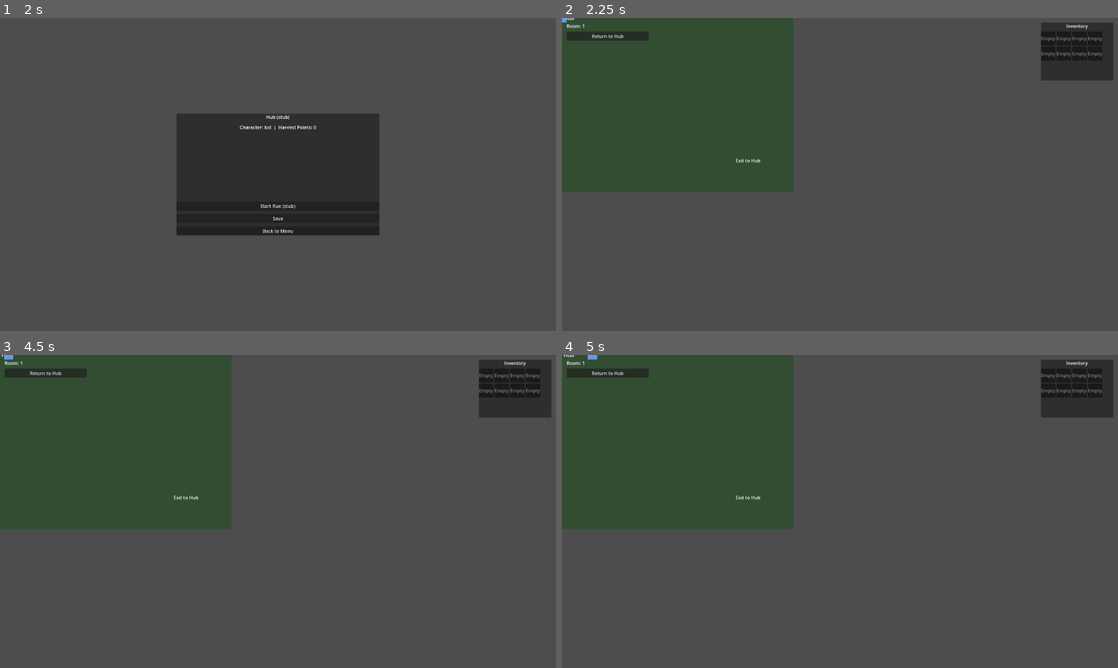
Above: before the commit, frames 1-4 (two rows, left to right).
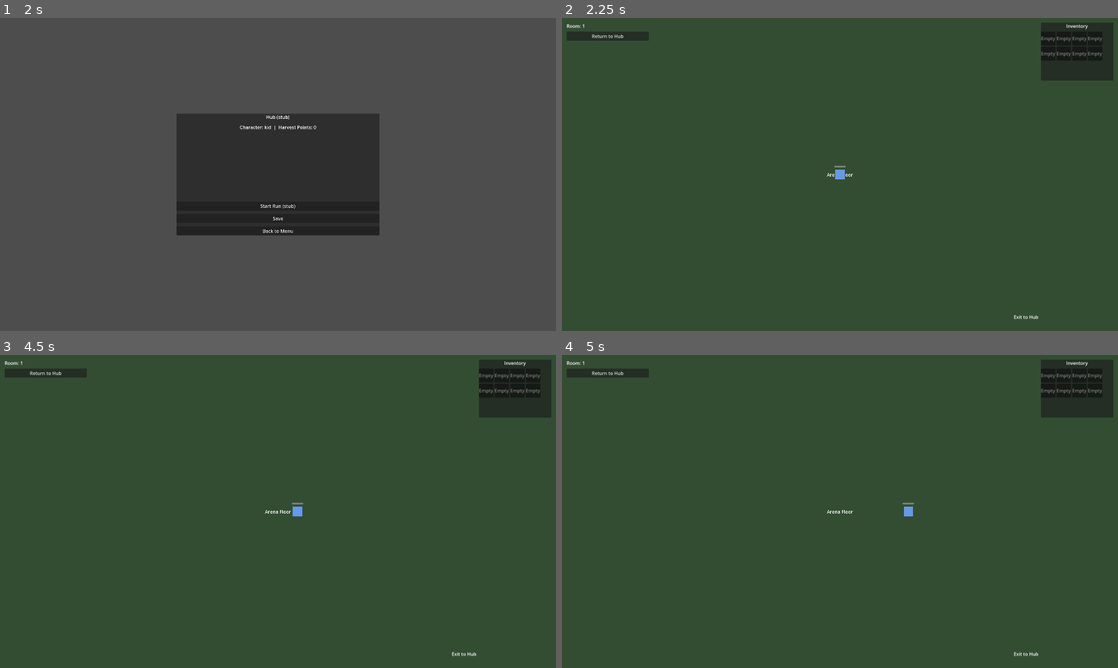
Above: after the commit, the same moments.

Repository: Fritzzzz1/NutriRun
Game: Godot game, scene res://scenes/ui/main_menu.tscn
Two runs of this game, one before a commit and one after it. Both use one fixed random seed, a clock stepped at 60 frames per second and the inputs below.
Inputs:
- Up to frame 1 (2 s): click "Start (stub)" at 0.5 s; click "Continue" at 1.25 s
- Up to frame 2 (2.25 s): click "Start Run (stub)" at 2 s
- Up to frame 3 (4.5 s): click "Return to Hub" at 2.75 s; click "Start Run (stub)" at 3.5 s; tap Enter at 4.25 s; hold Right (ui_right) from 4.28 s (still down)
- Up to frame 4 (5 s): keep holding Right (ui_right)

Frame 1 is identical in both runs. In frame 2, 74% of the frame differs, in the area x 0-100%, y 0-100%; in frame 3, 74%; in frame 4, 74%.

Commit message:
Implement edge-based camera system with expanded world map
- Add CameraController script for edge-based camera panning
- Expand world map from 1600x1200 to 10000x10000 pixels
- Camera triggers when player is 200px from viewport edges (shows more map)
- Increase player movement speed by 1.5x
- Increase camera speed to 750px/s to keep up with faster player
- Add world bounds system to RoomManager for camera clamping
- Integrate camera into gameplay scene with automatic player tracking

Diff:
--- a/scenes/gameplay/Room.tscn
+++ b/scenes/gameplay/Room.tscn
@@ -9,10 +9,10 @@
 script = ExtResource("1_room")
 
 [node name="Floor" type="ColorRect" parent="."]
-offset_left = -800.0
-offset_top = -600.0
-offset_right = 800.0
-offset_bottom = 600.0
+offset_left = -5000.0
+offset_top = -5000.0
+offset_right = 5000.0
+offset_bottom = 5000.0
 color = Color(0.2, 0.3, 0.2, 1)
 
 [node name="FloorLabel" type="Label" parent="Floor"]
--- a/scenes/gameplay/gameplay_root.tscn
+++ b/scenes/gameplay/gameplay_root.tscn
@@ -7,6 +7,7 @@
 [ext_resource type="Script" path="res://scripts/gameplay/ItemSpawner.gd" id="5_spawner"]
 [ext_resource type="Script" path="res://scripts/gameplay/EnemySpawner.gd" id="6_enemy_spawner"]
 [ext_resource type="PackedScene" path="res://scenes/ui/item_pickup_display.tscn" id="7_item_display"]
+[ext_resource type="Script" path="res://scripts/gameplay/CameraController.gd" id="8_camera"]
 
 [node name="GameplayRoot" type="Node"]
 script = ExtResource("1_k1j6r")
@@ -17,6 +18,10 @@
 
 [node name="Player" parent="GameplayLayer" instance=ExtResource("3_player")]
 position = Vector2(0, 0)
+
+[node name="Camera2D" type="Camera2D" parent="GameplayLayer"]
+script = ExtResource("8_camera")
+current = true
 
 [node name="ItemSpawner" type="Node2D" parent="GameplayLayer"]
 script = ExtResource("5_spawner")
--- /dev/null
+++ b/scripts/gameplay/CameraController.gd
@@ -0,0 +1,124 @@
+## Camera controller: manages camera movement with edge-based panning.
+## When player reaches viewport edges, camera pans to reveal new map areas.
+extends Camera2D
+
+@export var viewport_margin: float = 200.0  # Distance from edge before camera starts moving (larger = triggers earlier, shows more map)
+@export var camera_speed: float = 750.0  # Pixels per second for camera movement (increased to keep up with faster player)
+@export var smooth_camera: bool = true  # Whether to use smooth interpolation
+
+var target_position: Vector2
+var world_bounds: Rect2  # The total world size
+var viewport_size: Vector2  # The visible viewport size
+
+@onready var player: CharacterBody2D = null
+
+
+func _ready() -> void:
+	# Add to cameras group for easy access
+	add_to_group("cameras")
+
+	# Get viewport size
+	var viewport = get_viewport()
+	if viewport:
+		viewport_size = viewport.get_visible_rect().size
+
+	# Set initial camera position
+	target_position = global_position
+
+	# Find player node
+	_find_player()
+
+	# Connect to player if found
+	if player:
+		# Start following player
+		global_position = player.global_position
+		target_position = global_position
+
+
+func _process(delta: float) -> void:
+	if not player:
+		_find_player()
+		return
+
+	_update_camera_position(delta)
+
+
+func _find_player() -> void:
+	# Try to find player in the scene tree
+	var players = get_tree().get_nodes_in_group("player")
+	if players.size() > 0:
+		player = players[0] as CharacterBody2D
+
+
+func _update_camera_position(delta: float) -> void:
+	if not player:
+		return
+
+	var player_pos = player.global_position
+	var camera_pos = global_position
+
+	# Calculate the visible area boundaries in world space
+	var half_viewport = viewport_size / 2.0
+	var visible_left = camera_pos.x - half_viewport.x
+	var visible_right = camera_pos.x + half_viewport.x
+	var visible_top = camera_pos.y - half_viewport.y
+	var visible_bottom = camera_pos.y + half_viewport.y
+
+	# Check if player is near the edges and adjust camera target
+	var camera_needs_move = false
+	var new_target = camera_pos
+
+	# Right edge - player moving right, camera should follow
+	if player_pos.x > visible_right - viewport_margin:
+		new_target.x = player_pos.x - (half_viewport.x - viewport_margin)
+		camera_needs_move = true
+
+	# Left edge - player moving left, camera should follow
+	if player_pos.x < visible_left + viewport_margin:
+		new_target.x = player_pos.x + (half_viewport.x - viewport_margin)
+		camera_needs_move = true
+
+	# Bottom edge - player moving down, camera should follow
+	if player_pos.y > visible_bottom - viewport_margin:
+		new_target.y = player_pos.y - (half_viewport.y - viewport_margin)
+		camera_needs_move = true
+
+	# Top edge - player moving up, camera should follow
+	if player_pos.y < visible_top + viewport_margin:
+		new_target.y = player_pos.y + (half_viewport.y - viewport_margin)
+		camera_needs_move = true
+
+	# If camera needs to move, update target
+	if camera_needs_move:
+		target_position = new_target
+
+	# Apply camera movement
+	if smooth_camera:
+		# Smooth interpolation
+		global_position = global_position.lerp(target_position, camera_speed * delta / 100.0)
+	else:
+		# Instant movement
+		global_position = target_position
+
+	# Clamp camera to world bounds if set
+	if world_bounds.has_area():
+		global_position.x = clamp(global_position.x,
+			world_bounds.position.x + half_viewport.x,
+			world_bounds.position.x + world_bounds.size.x - half_viewport.x)
+		global_position.y = clamp(global_position.y,
+			world_bounds.position.y + half_viewport.y,
+			world_bounds.position.y + world_bounds.size.y - half_viewport.y)
+
+
+func set_world_bounds(bounds: Rect2) -> void:
+	"""Set the total world boundaries for camera clamping."""
+	world_bounds = bounds
+
+
+func get_visible_area() -> Rect2:
+	"""Get the currently visible area in world coordinates."""
+	var half_viewport = viewport_size / 2.0
+	return Rect2(
+		global_position - half_viewport,
+		viewport_size
+	)
--- a/scripts/gameplay/PlayerController.gd
+++ b/scripts/gameplay/PlayerController.gd
@@ -55,6 +55,8 @@
 						max_health = char.get("hp", 100)
 						current_health = max_health
 						speed = char.get("speed", 200) * 10  # Convert to pixels/second
+						# Apply 1.5x speed multiplier
+						speed = int(speed * 1.5)
 						break
 
 	# Fallback if no data found
@@ -62,6 +64,9 @@
 		max_health = 100
 		current_health = 100
 		speed = 200
+
+	# Apply 1.5x speed multiplier to all cases
+	speed = int(speed * 1.5)
 
 
 func _on_inventory_changed() -> void:
--- a/scripts/gameplay/RoomManager.gd
+++ b/scripts/gameplay/RoomManager.gd
@@ -7,7 +7,11 @@
 var room_number: int = 1
 var is_cleared: bool = false
 
+# World bounds for camera system
+var world_bounds: Rect2 = Rect2(-5000, -5000, 10000, 10000)
+
 @onready var exit_trigger: Area2D = $ExitTrigger
+@onready var floor: ColorRect = $Floor
 
 
 func _ready() -> void:
@@ -15,6 +19,14 @@
 	if exit_trigger:
 		exit_trigger.body_entered.connect(_on_exit_trigger_entered)
 		exit_trigger.area_entered.connect(_on_exit_trigger_entered)
+
+	# Set up world bounds based on floor size
+	if floor:
+		var floor_rect = floor.get_rect()
+		world_bounds = Rect2(floor_rect.position, floor_rect.size)
+
+	# Notify camera controller of world bounds
+	_setup_camera_bounds()
 
 	EventBus.push_notification("Room %d loaded" % room_number)
 
@@ -43,3 +55,24 @@
 	is_cleared = true
 	room_cleared.emit()
 	EventBus.push_notification("Room %d cleared!" % room_number)
+
+
+func _setup_camera_bounds() -> void:
+	"""Find camera controller and set world bounds."""
+	var cameras = get_tree().get_nodes_in_group("cameras")
+	if cameras.size() > 0:
+		var camera = cameras[0]
+		if camera.has_method("set_world_bounds"):
+			camera.set_world_bounds(world_bounds)
+	else:
+		# Try to find camera in parent scene
+		var parent = get_parent()
+		if parent:
+			var camera = parent.get_node_or_null("Camera2D")
+			if camera and camera.has_method("set_world_bounds"):
+				camera.set_world_bounds(world_bounds)
+
+
+func get_world_bounds() -> Rect2:
+	"""Get the world boundaries for this room."""
+	return world_bounds
--- a/scripts/gameplay/gameplay_root_controller.gd
+++ b/scripts/gameplay/gameplay_root_controller.gd
@@ -4,6 +4,7 @@
 @onready var gameplay_layer: Node2D = $GameplayLayer
 @onready var room: Node2D = $GameplayLayer/Room
 @onready var player: CharacterBody2D = $GameplayLayer/Player
+@onready var camera: Camera2D = $GameplayLayer/Camera2D
 @onready var room_label: Label = $UILayer/UI/TopLeft/VBox/Label
 @onready var item_spawner: Node2D = $GameplayLayer/ItemSpawner
 @onready var enemy_spawner: Node2D = $GameplayLayer/EnemySpawner
@@ -21,6 +22,12 @@
 	# Initialize room
 	if room and room.has_method("initialize"):
 		room.initialize(GameState.current_room)
+
+	# Setup camera with world bounds
+	if camera and room and room.has_method("get_world_bounds"):
+		var bounds = room.get_world_bounds()
+		if camera.has_method("set_world_bounds"):
+			camera.set_world_bounds(bounds)
 
 	# Connect room signals
 	if room and room.has_signal("exit_triggered"):
Not shown: 1 places in scenes/gameplay/gameplay_root.tscn that only renumber resources
Not shown, added: scripts/gameplay/CameraController.gd.uid
